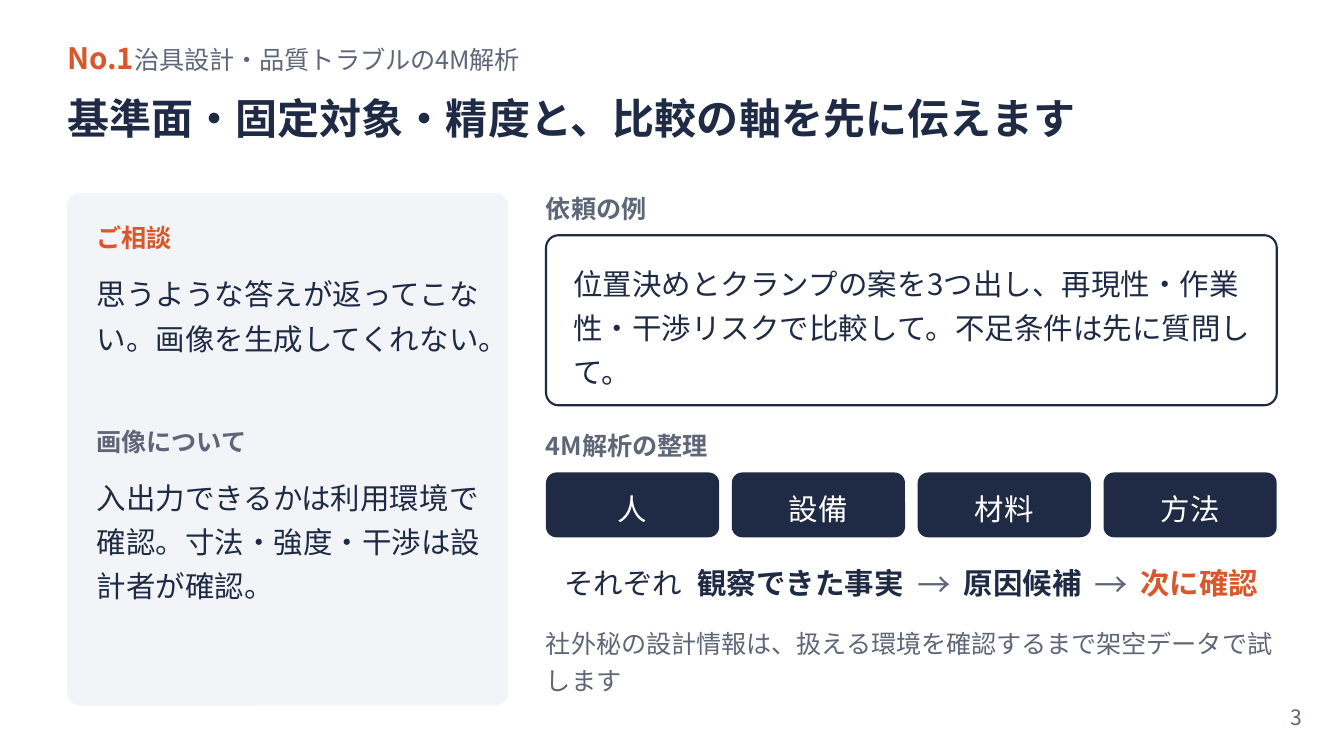
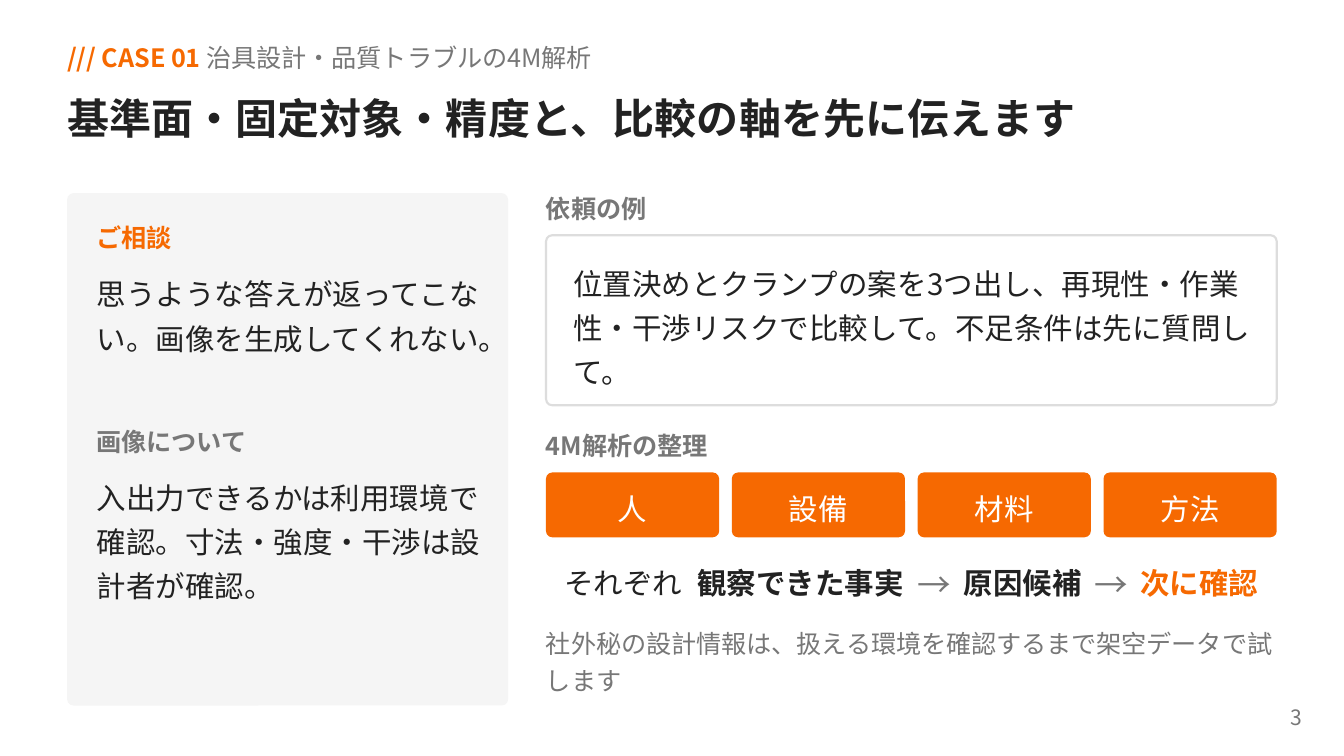
Before and after one commit to yoshiy-dev/yoshiy-dev, a slide deck: slide 3 of outputs/AI活用相談_回答まとめ.pptx. Drawn at 1344x756 pixels with LibreOffice and Linux fonts; fonts in the diff are those of the drawing. Boxes give left, top, right and bottom in pixels: in the first picture for what was removed or moved away, otherwise in the second. Text is boxed around its words. In the diff, an @@ line names an element or a change of style, - is before the commit and + after.

```diff
--- a/outputs/AI活用相談_回答まとめ.pptx
+++ b/outputs/AI活用相談_回答まとめ.pptx
@@ text at (102, 46, 593, 69): text changed; text colour #5E6678 to #777777 @@
-No.1治具設計・品質トラブルの4M解析
+/// CASE 01 治具設計・品質トラブルの4M解析
@@ rounded rectangle at (67, 194, 508, 706): fill #F3F4F7 to #F5F5F5; proportions changed @@
@@ text "ご相談" at (97, 225, 172, 250): text colour #D9572B to #F66901 @@
@@ rounded rectangle at (546, 235, 1277, 406): outline #1F2A44 1.13 pt to #DDDDDD 1.13 pt; proportions changed @@
@@ fill #1F2A44 to #F66901; proportions changed in 4 elements at (546, 473, 719, 538), (732, 473, 906, 538), (918, 473, 1091, 538), (1103, 473, 1277, 538) @@
@@ text colour #1F2A44 to #222222 in 7 elements at (67, 98, 1075, 138), (97, 280, 508, 353), (97, 484, 481, 600), (573, 270, 1250, 385), (564, 570, 682, 596), (697, 569, 904, 597), (964, 569, 1082, 597) @@
@@ text colour #5E6678 to #777777 in 7 elements at (97, 430, 247, 453), (546, 196, 646, 220), (546, 433, 708, 457), (546, 632, 1272, 691), (1290, 709, 1302, 725), (918, 554, 1015, 595), (1094, 554, 1191, 595) @@
@@ text "次に確認" at (1140, 569, 1258, 597): text colour #D9572B to #F66901 @@
```
Also in this commit, not shown: 11 other slides changed, 1 other file.
